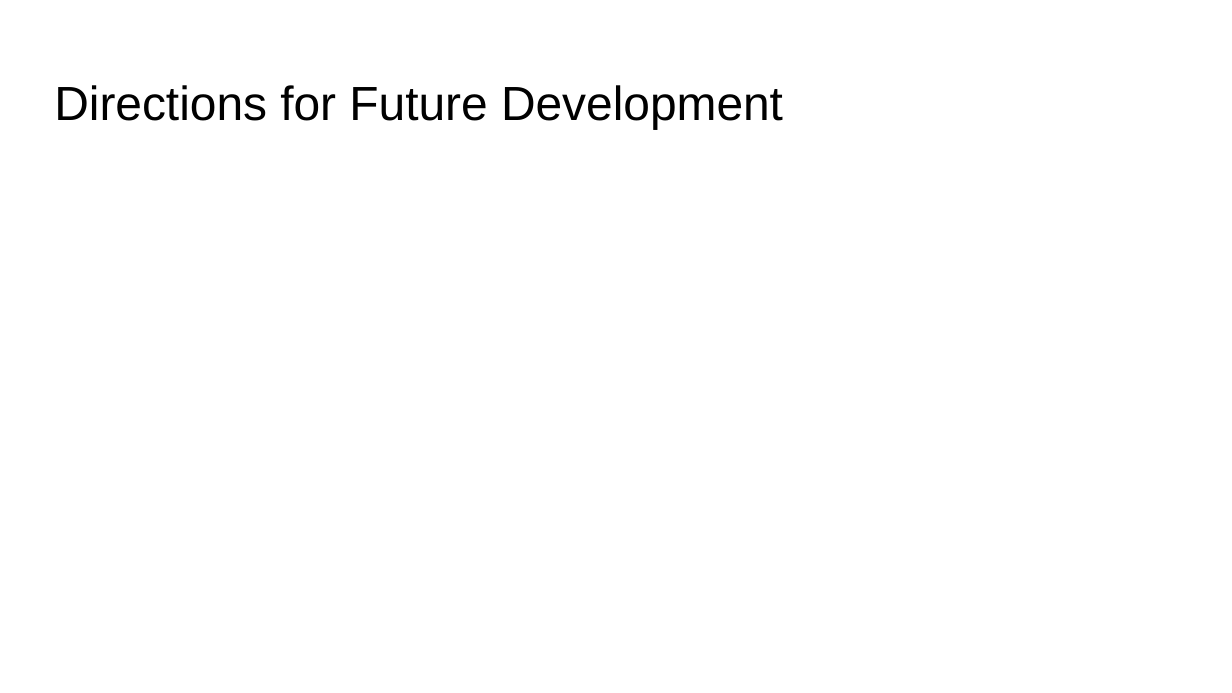
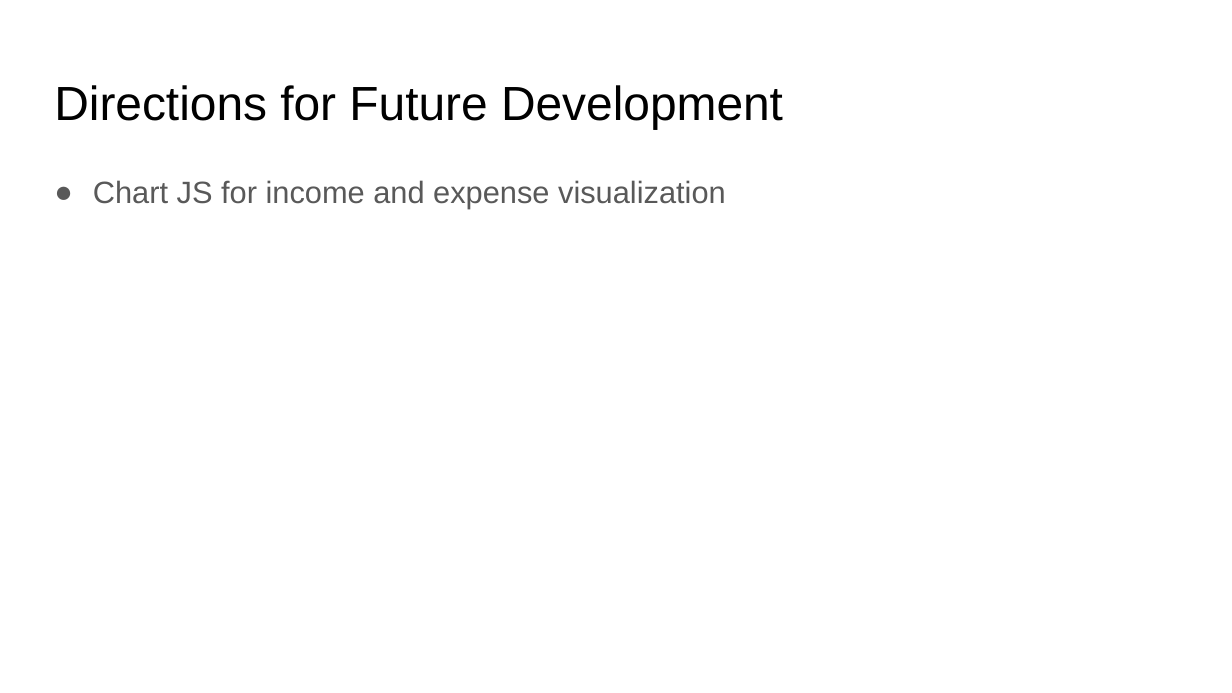
Before and after one commit to cdennis27/budgettrackergroup2, a slide deck: slide 7 of assets/presentation/Project Presentation Template.pptx (slide 6 before the commit). Drawn at 1232x693 pixels with LibreOffice and Linux fonts; fonts in the diff are those of the drawing. Boxes give left, top, right and bottom in pixels: in the first picture for what was removed or moved away, otherwise in the second. Text is boxed around its words. In the diff, an @@ line names an element or a change of style, - is before the commit and + after.

```diff
--- a/assets/presentation/Project Presentation Template.pptx
+++ b/assets/presentation/Project Presentation Template.pptx
@@ text added at (93, 180, 726, 209), 18 pt, text #595959 @@
+● Chart JS for income and expense visualization
```
Also in this commit, not shown: 3 other slides changed, 2 slides added, 1 slide removed, 2 other files.
